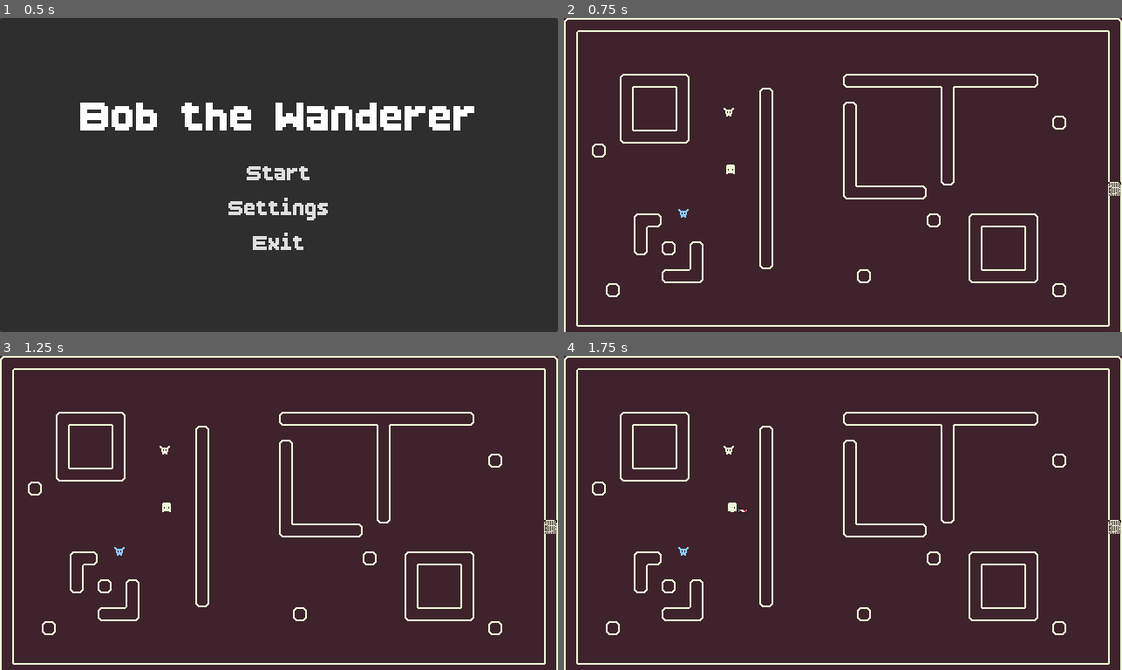
Above: before the commit, frames 1-4 (two rows, left to right).
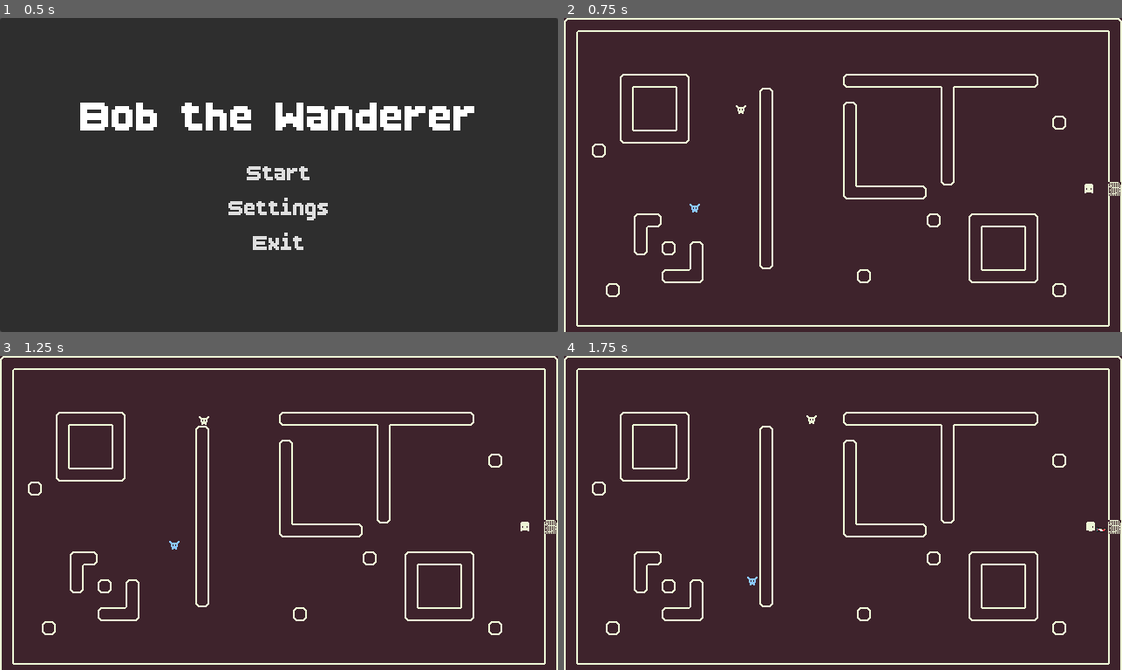
Above: after the commit, the same moments.

Repository: yncynotdev/bob-the-wanderer
Game: Godot game, scene res://main_scene.tscn
The game is run twice, just before and just after one commit, with the same random seed, the same clock (stepped at 60 frames per second) and the same inputs.
Inputs:
- Up to frame 1 (0.5 s): no input
- Up to frame 2 (0.75 s): click "Start" at 0.5 s
- Up to frame 3 (1.25 s): no input
- Up to frame 4 (1.75 s): hold D (right) from 1.28 s (still down); hold Space (attack) from 1.28 s (still down)

Frame 1 is identical in both runs. In frame 2, 0.2% of the frame differs, in the area x 20-95%, y 27-64%; in frame 3, 0.2%; in frame 4, 0.2%, in the area x 20-98%, y 18-74%.

Commit message:
added: basic enemy navigation path and next zones

Diff:
--- a/levels/test/test.tscn
+++ b/levels/test/test.tscn
@@ -1,7 +1,7 @@
 [gd_scene format=4 uid="uid://c2756u71t8ieo"]
 
 [ext_resource type="PackedScene" uid="uid://cdmrkn4ro72q3" path="res://shared/audio/level_bgm.tscn" id="1_mjedn"]
-[ext_resource type="Texture2D" uid="uid://c6sgnlqt2nhp6" path="res://assets/tilemaps/tileset_white.png" id="2_tlpkn"]
+[ext_resource type="TileSet" uid="uid://f5fxprfqcov0" path="res://shared/zones/default_tile_set.tres" id="2_dcxkj"]
 [ext_resource type="PackedScene" uid="uid://cuy7s7elijy6v" path="res://entities/player/scene/player.tscn" id="3_4tj15"]
 [ext_resource type="Script" uid="uid://dymhou75kqu68" path="res://shared/status/status.gd" id="4_dcxkj"]
 [ext_resource type="PackedScene" uid="uid://1l28ipmw5gt1" path="res://levels/test/test_2.tscn" id="4_tlpkn"]
@@ -10,97 +10,20 @@
 [ext_resource type="PackedScene" uid="uid://csrdlyui8djjl" path="res://entities/enemy/goblin/goblin.tscn" id="8_dcxkj"]
 [ext_resource type="Script" uid="uid://c7ifvqyitooux" path="res://shared/loot/loot.gd" id="9_008tl"]
 
-[sub_resource type="TileSetAtlasSource" id="TileSetAtlasSource_qhvcx"]
-texture = ExtResource("2_tlpkn")
-0:0/0 = 0
-0:0/0/physics_layer_0/polygon_0/points = PackedVector2Array(-8, -8, 8, -8, 8, 8, -8, 8)
-1:0/0 = 0
-1:0/0/physics_layer_0/polygon_0/points = PackedVector2Array(-8, -8, 8, -8, 8, 8, -8, 8)
-2:0/0 = 0
-2:0/0/physics_layer_0/polygon_0/points = PackedVector2Array(-8, -8, 8, -8, 8, 8, -8, 8)
-3:0/0 = 0
-3:0/0/physics_layer_0/polygon_0/points = PackedVector2Array(-8, -8, 8, -8, 8, 8, -8, 8)
-4:0/0 = 0
-4:0/0/physics_layer_0/polygon_0/points = PackedVector2Array(-8, -8, 8, -8, 8, 8, -8, 8)
-5:0/0 = 0
-5:0/0/physics_layer_0/polygon_0/points = PackedVector2Array(-8, -8, 8, -8, 8, 8, -8, 8)
-6:0/0 = 0
-6:0/0/physics_layer_0/polygon_0/points = PackedVector2Array(-8, -8, 8, -8, 8, 8, -8, 8)
-7:0/0 = 0
-7:0/0/physics_layer_0/polygon_0/points = PackedVector2Array(-8, -8, 8, -8, 8, 8, -8, 8)
-0:1/0 = 0
-0:1/0/physics_layer_0/polygon_0/points = PackedVector2Array(-8, -8, 8, -8, 8, 8, -8, 8)
-1:1/0 = 0
-2:1/0 = 0
-2:1/0/physics_layer_0/polygon_0/points = PackedVector2Array(-8, -8, 8, -8, 8, 8, -8, 8)
-3:1/0 = 0
-3:1/0/physics_layer_0/polygon_0/points = PackedVector2Array(-8, -8, 8, -8, 8, 8, -8, 8)
-4:1/0 = 0
-4:1/0/physics_layer_0/polygon_0/points = PackedVector2Array(-8, -8, 8, -8, 8, 8, -8, 8)
-5:1/0 = 0
-5:1/0/physics_layer_0/polygon_0/points = PackedVector2Array(-8, -8, 8, -8, 8, 8, -8, 8)
-6:1/0 = 0
-7:1/0 = 0
-7:1/0/physics_layer_0/polygon_0/points = PackedVector2Array(-8, -8, 8, -8, 8, 8, -8, 8)
-0:2/0 = 0
-0:2/0/physics_layer_0/polygon_0/points = PackedVector2Array(-8, -8, 8, -8, 8, 8, -8, 8)
-1:2/0 = 0
-2:2/0 = 0
-2:2/0/physics_layer_0/polygon_0/points = PackedVector2Array(-8, -8, 8, -8, 8, 8, -8, 8)
-3:2/0 = 0
-3:2/0/physics_layer_0/polygon_0/points = PackedVector2Array(-8, -8, 8, -8, 8, 8, -8, 8)
-4:2/0 = 0
-4:2/0/physics_layer_0/polygon_0/points = PackedVector2Array(-8, -8, 8, -8, 8, 8, -8, 8)
-5:2/0 = 0
-5:2/0/physics_layer_0/polygon_0/points = PackedVector2Array(-8, -8, 8, -8, 8, 8, -8, 8)
-6:2/0 = 0
-6:2/0/physics_layer_0/polygon_0/points = PackedVector2Array(-8, -8, 8, -8, 8, 8, -8, 8)
-7:2/0 = 0
-7:2/0/physics_layer_0/polygon_0/points = PackedVector2Array(-8, -8, 8, -8, 8, 8, -8, 8)
-0:3/0 = 0
-0:3/0/physics_layer_0/polygon_0/points = PackedVector2Array(-8, -8, 8, -8, 8, 8, -8, 8)
-1:3/0 = 0
-1:3/0/physics_layer_0/polygon_0/points = PackedVector2Array(-8, -8, 8, -8, 8, 8, -8, 8)
-2:3/0 = 0
-2:3/0/physics_layer_0/polygon_0/points = PackedVector2Array(-8, -8, 8, -8, 8, 8, -8, 8)
-3:3/0 = 0
-3:3/0/physics_layer_0/polygon_0/points = PackedVector2Array(-8, -8, 8, -8, 8, 8, -8, 8)
-4:3/0 = 0
-4:3/0/physics_layer_0/polygon_0/points = PackedVector2Array(-8, -8, 8, -8, 8, 8, -8, 8)
-5:3/0 = 0
-5:3/0/physics_layer_0/polygon_0/points = PackedVector2Array(-8, -8, 8, -8, 8, 8, -8, 8)
-6:3/0 = 0
-6:3/0/physics_layer_0/polygon_0/points = PackedVector2Array(-8, -8, 8, -8, 8, 8, -8, 8)
-7:3/0 = 0
-7:3/0/physics_layer_0/polygon_0/points = PackedVector2Array(-8, -8, 8, -8, 8, 8, -8, 8)
-0:4/0 = 0
-1:4/0 = 0
-2:4/0 = 0
-3:4/0 = 0
-4:4/0 = 0
-5:4/0 = 0
-6:4/0 = 0
-7:4/0 = 0
-
-[sub_resource type="TileSet" id="TileSet_kqvnf"]
-physics_layer_0/collision_layer = 1
-physics_layer_0/collision_mask = 6
-sources/0 = SubResource("TileSetAtlasSource_qhvcx")
-
-[sub_resource type="Resource" id="Resource_blb87"]
+[sub_resource type="Resource" id="Resource_dcxkj"]
 resource_local_to_scene = true
 script = ExtResource("4_dcxkj")
 base_max_attack = 99.0
 metadata/_custom_type_script = "uid://dymhou75kqu68"
 
-[sub_resource type="Resource" id="Resource_vomfa"]
+[sub_resource type="Resource" id="Resource_008tl"]
 resource_local_to_scene = true
 script = ExtResource("4_dcxkj")
 base_max_defense = 1.0
 base_max_speed = 10.0
 metadata/_custom_type_script = "uid://dymhou75kqu68"
 
-[sub_resource type="Resource" id="Resource_dnpnx"]
+[sub_resource type="Resource" id="Resource_vomfa"]
 resource_local_to_scene = true
 script = ExtResource("9_008tl")
 metadata/_custom_type_script = "uid://c7ifvqyitooux"
@@ -112,7 +35,7 @@
 
 [node name="TileMapLayer" type="TileMapLayer" parent="." unique_id=99506635]
 tile_map_data = PackedByteArray("AAAAAAAAAAAAAAAAAAAAAAEAAAAAAAEAAAAAAAIAAAAAAAEAAAAAAAMAAAAAAAEAAAAAAAQAAAAAAAEAAAAAAA …(14640 unchanged characters)…
-tile_set = SubResource("TileSet_kqvnf")
+tile_set = ExtResource("2_dcxkj")
 
 [node name="Camera2D" type="Camera2D" parent="." unique_id=1005294658]
 anchor_mode = 0
@@ -122,13 +45,13 @@
 next_level = ExtResource("4_tlpkn")
 
 [node name="Player" parent="." unique_id=303148737 instance=ExtResource("3_4tj15")]
-position = Vector2(191, 173)
-status = SubResource("Resource_blb87")
+position = Vector2(602, 195)
+status = SubResource("Resource_dcxkj")
 
 [node name="KeyGoblin" parent="." unique_id=2147005555 instance=ExtResource("5_008tl")]
 position = Vector2(137, 223)
 
 [node name="Goblin" parent="." unique_id=2007220511 instance=ExtResource("8_dcxkj")]
 position = Vector2(189, 107)
-status = SubResource("Resource_vomfa")
-loot = SubResource("Resource_dnpnx")
+status = SubResource("Resource_008tl")
+loot = SubResource("Resource_vomfa")
--- a/shared/enemy/enemy_base.gd
+++ b/shared/enemy/enemy_base.gd
@@ -28,6 +28,8 @@
 @onready var hurt_duration: Timer = $HurtDuration
 @export var hurt_duration_time: float = 2.0
 
+@onready var navigation_agent_2d: NavigationAgent2D = $NavigationAgent2D
+
 @onready var player = get_tree().get_first_node_in_group("player")
 
 var direction: Vector2
@@ -43,7 +45,7 @@
 
 var is_hit: bool = false
 
-var current_state = State.IDLE
+var current_state = State.MOVE
 
 
 func change_state(new_state: State) -> void:
@@ -92,9 +94,12 @@
 
 
 func state_move() -> void:
-	direction = Vector2.LEFT
+	if !navigation_agent_2d.is_target_reached():
+		direction = to_local(navigation_agent_2d.get_next_path_position()).normalized()
 
 	velocity = direction * status.current_speed
+	navigation_agent_2d.target_position = player.global_position
+
 	animation_direction("move")
 
 	move_and_slide()
--- a/shared/enemy/enemy_base.tscn
+++ b/shared/enemy/enemy_base.tscn
@@ -77,7 +77,7 @@
 
 [node name="EnemyBase" type="CharacterBody2D" unique_id=2147005555 groups=["enemy"]]
 collision_layer = 4
-collision_mask = 3
+collision_mask = 7
 motion_mode = 1
 script = ExtResource("1_dg24u")
 knockback_power = 5000.0
@@ -102,6 +102,13 @@
 collision_mask = 8
 health_component = NodePath("../HealthComponent")
 
+[node name="NavigationAgent2D" type="NavigationAgent2D" parent="." unique_id=1617454901]
+path_desired_distance = 4.0
+target_desired_distance = 4.0
+path_postprocessing = 1
+avoidance_enabled = true
+debug_enabled = true
+
 [node name="HealthComponent" parent="." unique_id=1397975947 instance=ExtResource("4_tl8x4")]
 base_max_health = 20.0
 
--- /dev/null
+++ b/shared/zones/default_tile_set.tres
@@ -0,0 +1,103 @@
+[gd_resource type="TileSet" format=3 uid="uid://f5fxprfqcov0"]
+
+[ext_resource type="Texture2D" uid="uid://c6sgnlqt2nhp6" path="res://assets/tilemaps/tileset_white.png" id="1_dqxcl"]
+
+[sub_resource type="NavigationPolygon" id="NavigationPolygon_008tl"]
+vertices = PackedVector2Array(8, 8, -8, 8, -8, -8, 8, -8)
+polygons = Array[PackedInt32Array]([PackedInt32Array(0, 1, 2, 3)])
+outlines = Array[PackedVector2Array]([PackedVector2Array(-8, -8, 8, -8, 8, 8, -8, 8)])
+agent_radius = 0.0
+
+[sub_resource type="NavigationPolygon" id="NavigationPolygon_vomfa"]
+vertices = PackedVector2Array(8, 8, -8, 8, -8, -8, 8, -8)
+polygons = Array[PackedInt32Array]([PackedInt32Array(0, 1, 2, 3)])
+outlines = Array[PackedVector2Array]([PackedVector2Array(-8, -8, 8, -8, 8, 8, -8, 8)])
+agent_radius = 0.0
+
+[sub_resource type="TileSetAtlasSource" id="TileSetAtlasSource_qhvcx"]
+texture = ExtResource("1_dqxcl")
+0:0/0 = 0
+0:0/0/physics_layer_0/polygon_0/points = PackedVector2Array(-8, -8, 8, -8, 8, 8, -8, 8)
+1:0/0 = 0
+1:0/0/physics_layer_0/polygon_0/points = PackedVector2Array(-8, -8, 8, -8, 8, 8, -8, 8)
+2:0/0 = 0
+2:0/0/physics_layer_0/polygon_0/points = PackedVector2Array(-8, -8, 8, -8, 8, 8, -8, 8)
+3:0/0 = 0
+3:0/0/physics_layer_0/polygon_0/points = PackedVector2Array(-8, -8, 8, -8, 8, 8, -8, 8)
+4:0/0 = 0
+4:0/0/physics_layer_0/polygon_0/points = PackedVector2Array(-8, -8, 8, -8, 8, 8, -8, 8)
+5:0/0 = 0
+5:0/0/physics_layer_0/polygon_0/points = PackedVector2Array(-8, -8, 8, -8, 8, 8, -8, 8)
+6:0/0 = 0
+6:0/0/physics_layer_0/polygon_0/points = PackedVector2Array(-8, -8, 8, -8, 8, 8, -8, 8)
+7:0/0 = 0
+7:0/0/physics_layer_0/polygon_0/points = PackedVector2Array(-8, -8, 8, -8, 8, 8, -8, 8)
+0:1/0 = 0
+0:1/0/physics_layer_0/polygon_0/points = PackedVector2Array(-8, -8, 8, -8, 8, 8, -8, 8)
+1:1/0 = 0
+1:1/0/navigation_layer_0/polygon = SubResource("NavigationPolygon_vomfa")
+2:1/0 = 0
+2:1/0/physics_layer_0/polygon_0/points = PackedVector2Array(-8, -8, 8, -8, 8, 8, -8, 8)
+3:1/0 = 0
+3:1/0/physics_layer_0/polygon_0/points = PackedVector2Array(-8, -8, 8, -8, 8, 8, -8, 8)
+4:1/0 = 0
+4:1/0/physics_layer_0/polygon_0/points = PackedVector2Array(-8, -8, 8, -8, 8, 8, -8, 8)
+5:1/0 = 0
+5:1/0/physics_layer_0/polygon_0/points = PackedVector2Array(-8, -8, 8, -8, 8, 8, -8, 8)
+6:1/0 = 0
+7:1/0 = 0
+7:1/0/physics_layer_0/polygon_0/points = PackedVector2Array(-8, -8, 8, -8, 8, 8, -8, 8)
+0:2/0 = 0
+0:2/0/physics_layer_0/polygon_0/points = PackedVector2Array(-8, -8, 8, -8, 8, 8, -8, 8)
+1:2/0 = 0
+1:2/0/navigation_layer_0/polygon = SubResource("NavigationPolygon_vomfa")
+2:2/0 = 0
+2:2/0/physics_layer_0/polygon_0/points = PackedVector2Array(-8, -8, 8, -8, 8, 8, -8, 8)
+3:2/0 = 0
+3:2/0/physics_layer_0/polygon_0/points = PackedVector2Array(-8, -8, 8, -8, 8, 8, -8, 8)
+4:2/0 = 0
+4:2/0/physics_layer_0/polygon_0/points = PackedVector2Array(-8, -8, 8, -8, 8, 8, -8, 8)
+5:2/0 = 0
+5:2/0/physics_layer_0/polygon_0/points = PackedVector2Array(-8, -8, 8, -8, 8, 8, -8, 8)
+6:2/0 = 0
+6:2/0/physics_layer_0/polygon_0/points = PackedVector2Array(-8, -8, 8, -8, 8, 8, -8, 8)
+7:2/0 = 0
+7:2/0/physics_layer_0/polygon_0/points = PackedVector2Array(-8, -8, 8, -8, 8, 8, -8, 8)
+0:3/0 = 0
+0:3/0/physics_layer_0/polygon_0/points = PackedVector2Array(-8, -8, 8, -8, 8, 8, -8, 8)
+1:3/0 = 0
+1:3/0/physics_layer_0/polygon_0/points = PackedVector2Array(-8, -8, 8, -8, 8, 8, -8, 8)
+2:3/0 = 0
+2:3/0/physics_layer_0/polygon_0/points = PackedVector2Array(-8, -8, 8, -8, 8, 8, -8, 8)
+3:3/0 = 0
+3:3/0/physics_layer_0/polygon_0/points = PackedVector2Array(-8, -8, 8, -8, 8, 8, -8, 8)
+4:3/0 = 0
+4:3/0/physics_layer_0/polygon_0/points = PackedVector2Array(-8, -8, 8, -8, 8, 8, -8, 8)
+5:3/0 = 0
+5:3/0/physics_layer_0/polygon_0/points = PackedVector2Array(-8, -8, 8, -8, 8, 8, -8, 8)
+6:3/0 = 0
+6:3/0/physics_layer_0/polygon_0/points = PackedVector2Array(-8, -8, 8, -8, 8, 8, -8, 8)
+7:3/0 = 0
+7:3/0/physics_layer_0/polygon_0/points = PackedVector2Array(-8, -8, 8, -8, 8, 8, -8, 8)
+0:4/0 = 0
+0:4/0/navigation_layer_0/polygon = SubResource("NavigationPolygon_008tl")
+1:4/0 = 0
+1:4/0/navigation_layer_0/polygon = SubResource("NavigationPolygon_008tl")
+2:4/0 = 0
+2:4/0/navigation_layer_0/polygon = SubResource("NavigationPolygon_008tl")
+3:4/0 = 0
+3:4/0/navigation_layer_0/polygon = SubResource("NavigationPolygon_008tl")
+4:4/0 = 0
+4:4/0/navigation_layer_0/polygon = SubResource("NavigationPolygon_008tl")
+5:4/0 = 0
+5:4/0/navigation_layer_0/polygon = SubResource("NavigationPolygon_008tl")
+6:4/0 = 0
+6:4/0/navigation_layer_0/polygon = SubResource("NavigationPolygon_008tl")
+7:4/0 = 0
+7:4/0/navigation_layer_0/polygon = SubResource("NavigationPolygon_008tl")
+
+[resource]
+physics_layer_0/collision_layer = 1
+physics_layer_0/collision_mask = 6
+navigation_layer_0/layers = 1
+sources/0 = SubResource("TileSetAtlasSource_qhvcx")
